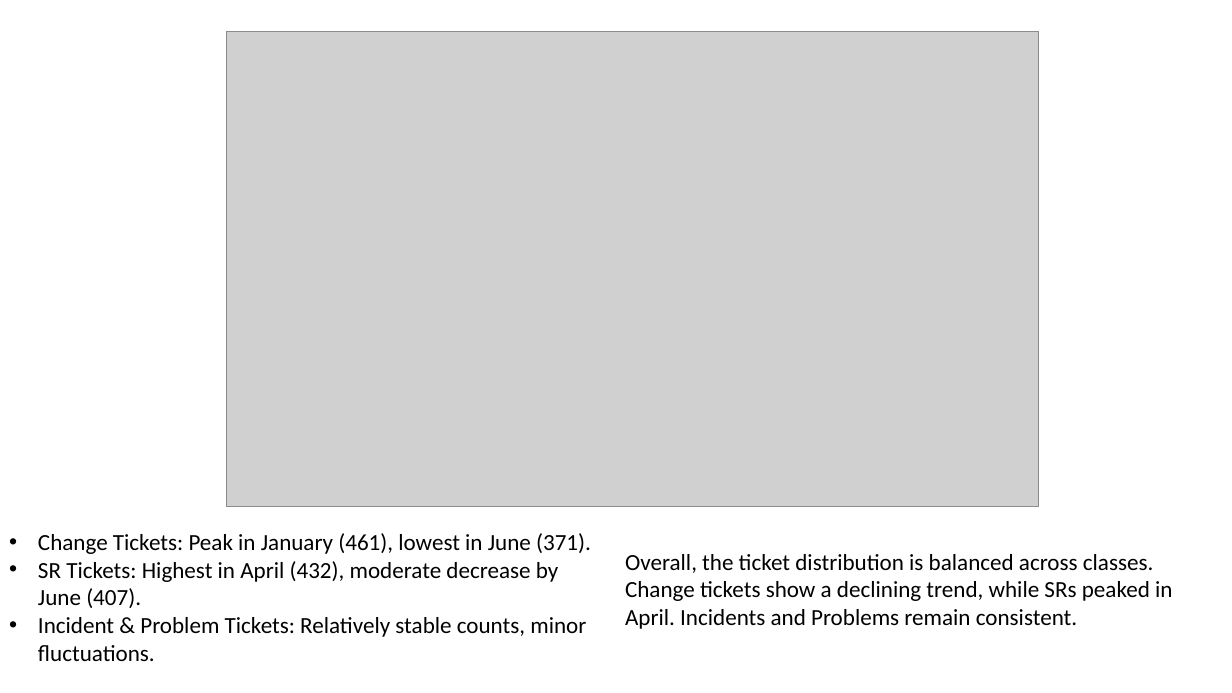
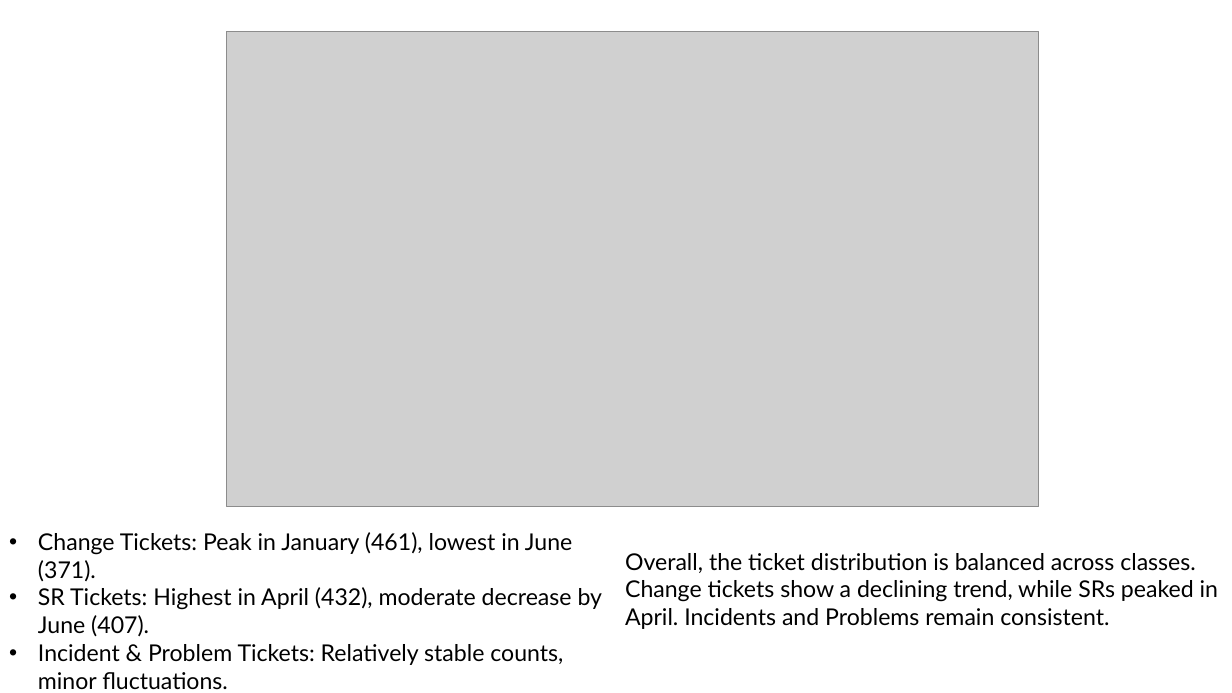
Before and after one commit to chvaldez10/MEng-Fall-Group, a slide deck: slide 4 of ENSF 607/Assignment 3/documents/Ticket Dashboard Presentation.pptx. Drawn at 1232x693 pixels with LibreOffice and Linux fonts; fonts in the diff are those of the drawing; grey boxes stand for pictures. Boxes give left, top, right and bottom in pixels: in the first picture for what was removed or moved away, otherwise in the second. Text is boxed around its words. In the diff, an @@ line names an element or a change of style, - is before the commit and + after.

```diff
--- a/ENSF 607/Assignment 3/documents/Ticket Dashboard Presentation.pptx
+++ b/ENSF 607/Assignment 3/documents/Ticket Dashboard Presentation.pptx
@@ text "Change Tickets: Peak in January ..." at box(38, 532, 603, 690): font Calibri to Lato @@
@@ text "Overall, the ticket distribution is ..." at box(625, 553, 1218, 629): font Calibri to Lato @@
```
Also in this commit, not shown: 4 other slides changed, 2 slides removed.
